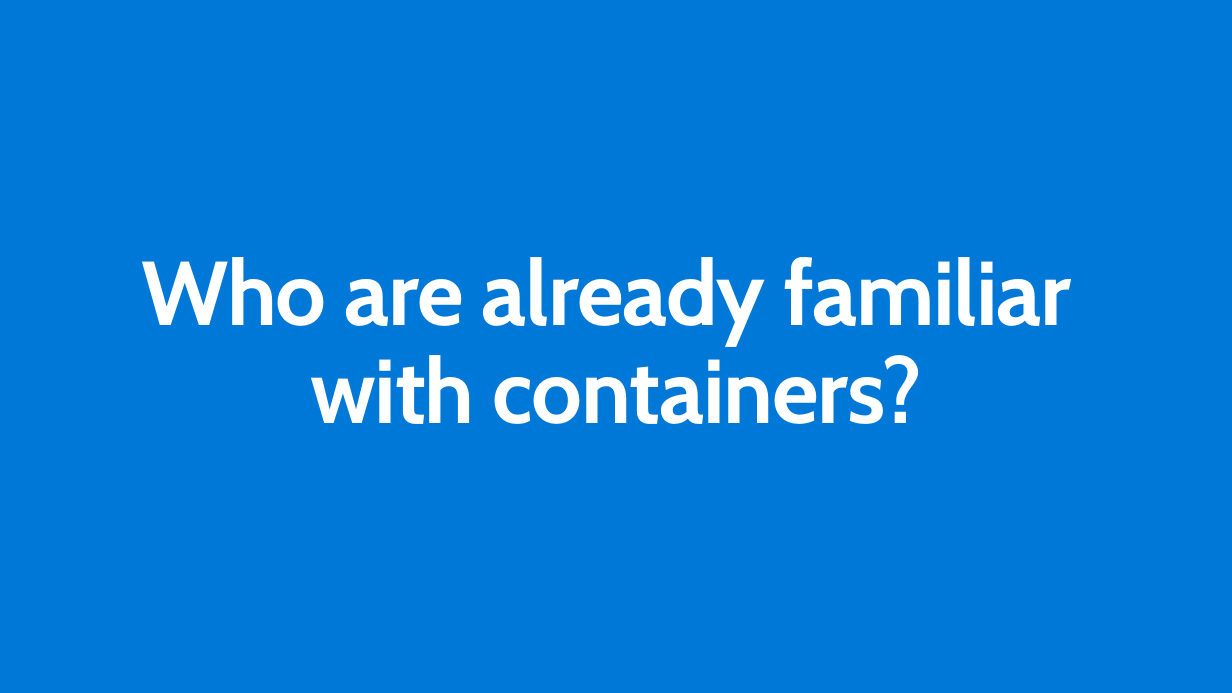
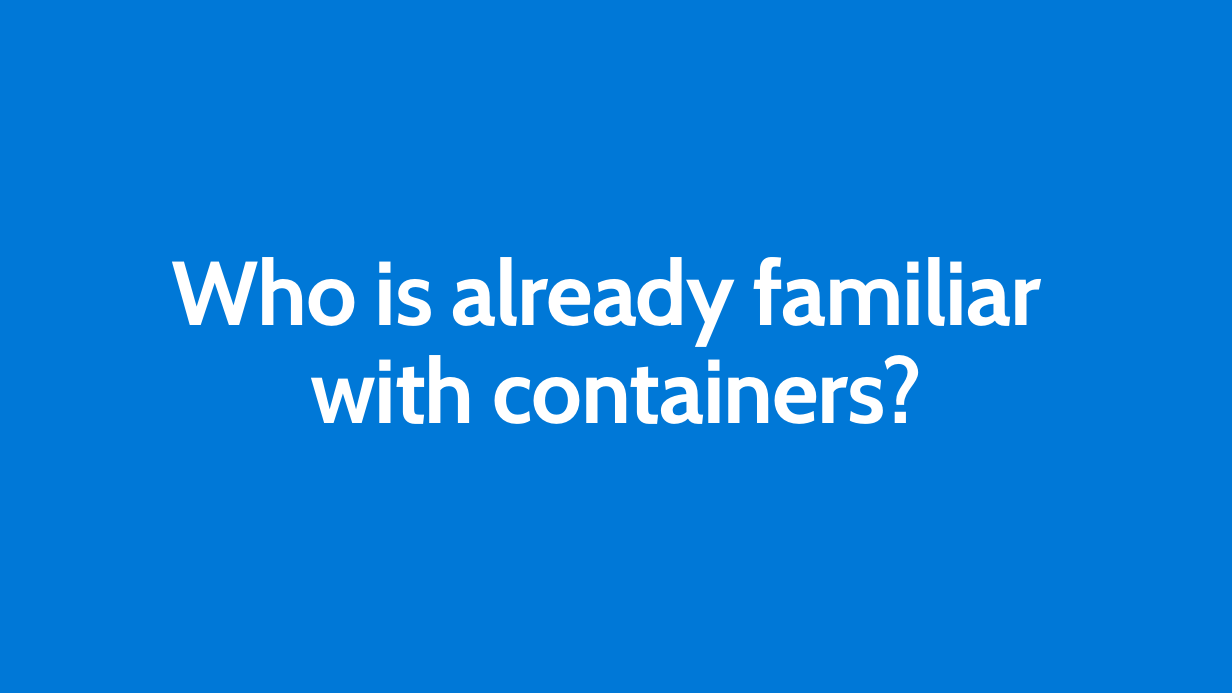
Before and after one commit to ActiveSolution/aiw-cloud-native, a slide deck: slide 14 of AIW Cloud Native.pptx (slide 13 before the commit). Drawn at 1232x693 pixels with LibreOffice and Linux fonts; fonts in the diff are those of the drawing. Boxes give left, top, right and bottom in pixels: in the first picture for what was removed or moved away, otherwise in the second. Text is boxed around its words. In the diff, an @@ line names an element or a change of style, - is before the commit and + after.

```diff
--- a/AIW Cloud Native.pptx
+++ b/AIW Cloud Native.pptx
@@ title at bbox=[172, 257, 1041, 424]: text changed @@
-Who are already familiar
-with containers?
+Who is already familiar
+with containers?
```
Also in this commit, not shown: 6 other slides changed, 2 slides added.
